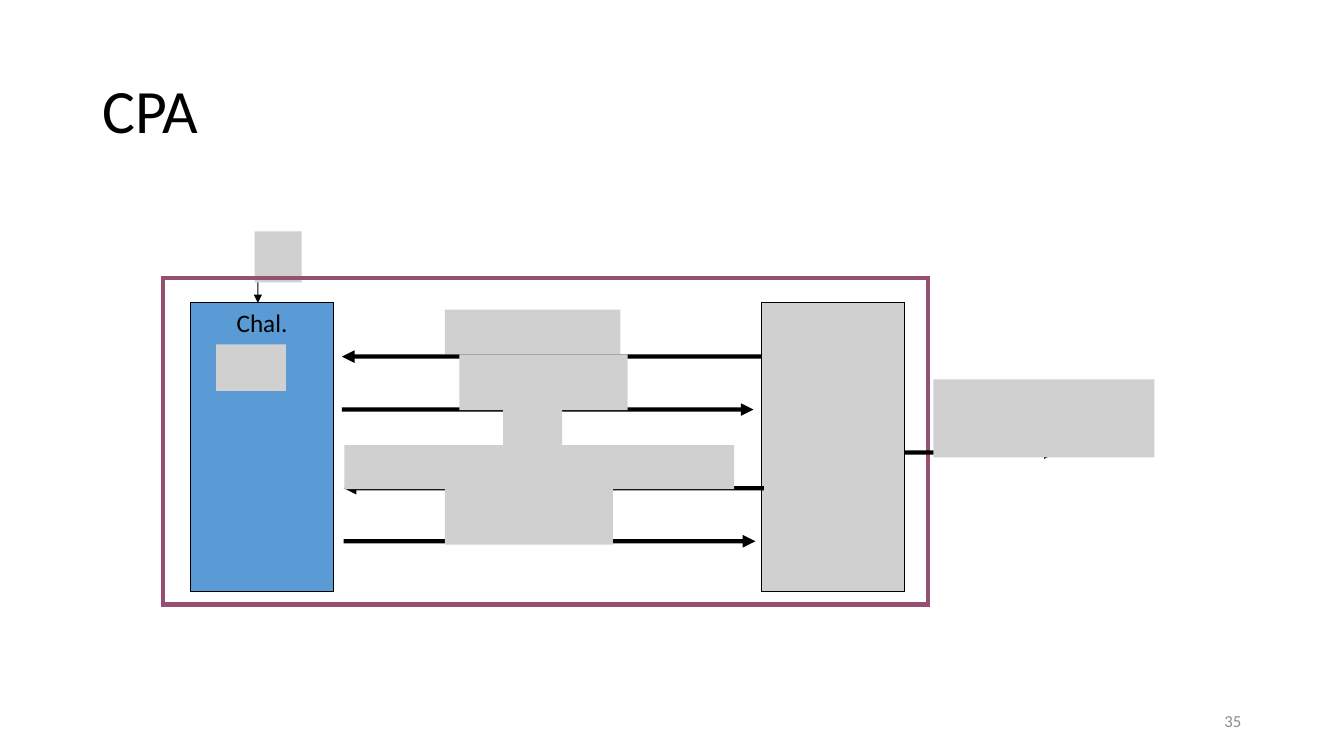
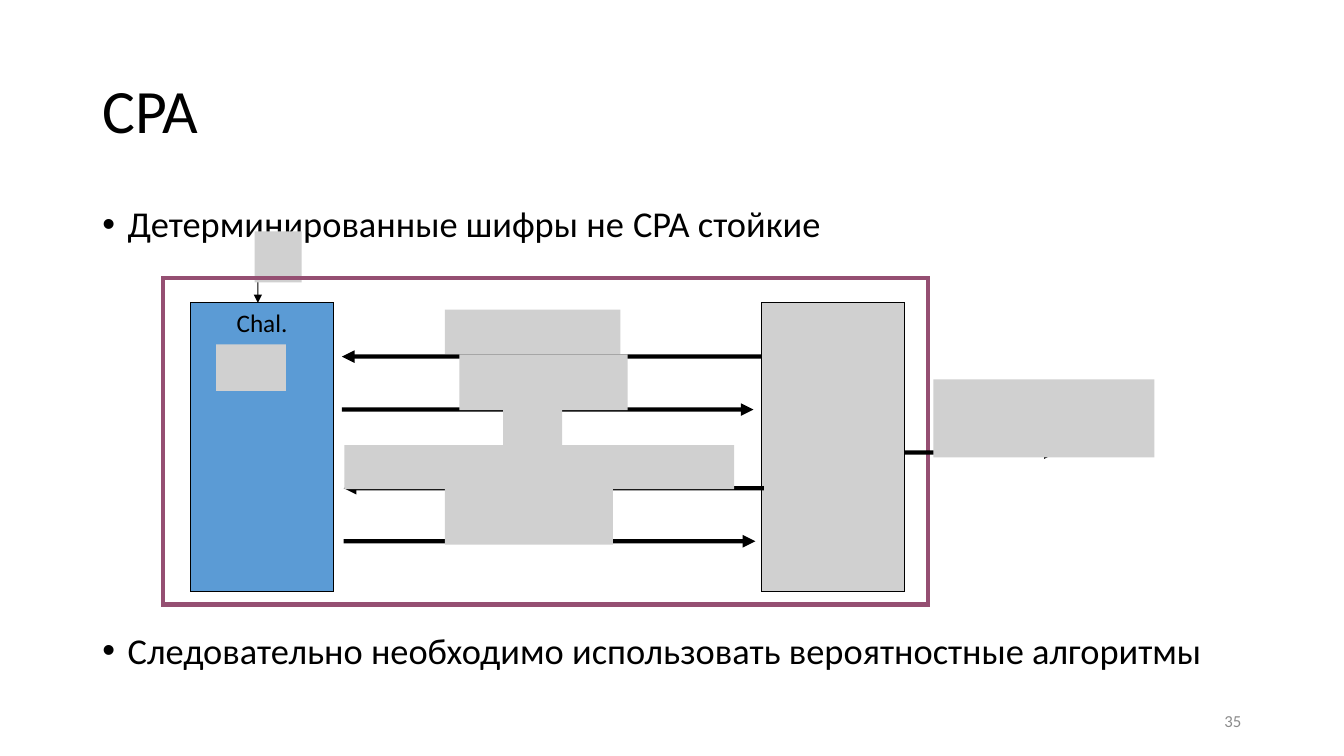
Before and after one commit to GeorgyFirsov-s-forks/CryptoLectures, a slide deck: slide 35 of Lectures/Lecture6.pptx. Drawn at 1344x756 pixels with LibreOffice and Linux fonts; fonts in the diff are those of the drawing; grey boxes stand for pictures. Boxes give left, top, right and bottom in pixels: in the first picture for what was removed or moved away, otherwise in the second. Text is boxed around its words. In the diff, an @@ line names an element or a change of style, - is before the commit and + after.

```diff
--- a/Lectures/Lecture6.pptx
+++ b/Lectures/Lecture6.pptx
@@ text added at bbox=[128, 212, 1201, 670], 26 pt, text #000000 @@
+• Детерминированные шифры не CPA стойкие
+• Следовательно необходимо использовать вероятностные алгоритмы
```
Also in this commit, not shown: 13 other slides changed, 1 other file.
